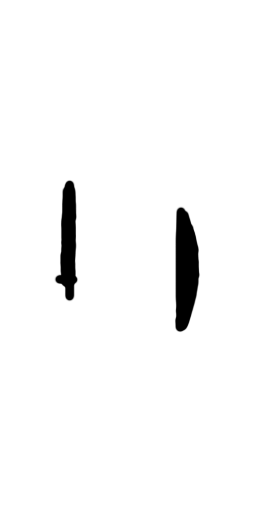
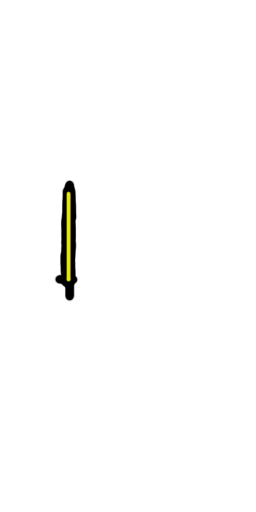
Layers edited between the first and the second w=256, h=512 image:
added layer "LeaderShordword" above "Shortsword" over bbox(66, 191, 72, 282)
hid "Shortsword" over bbox(66, 191, 72, 282)
hid "Shield" over bbox(174, 206, 200, 333)
